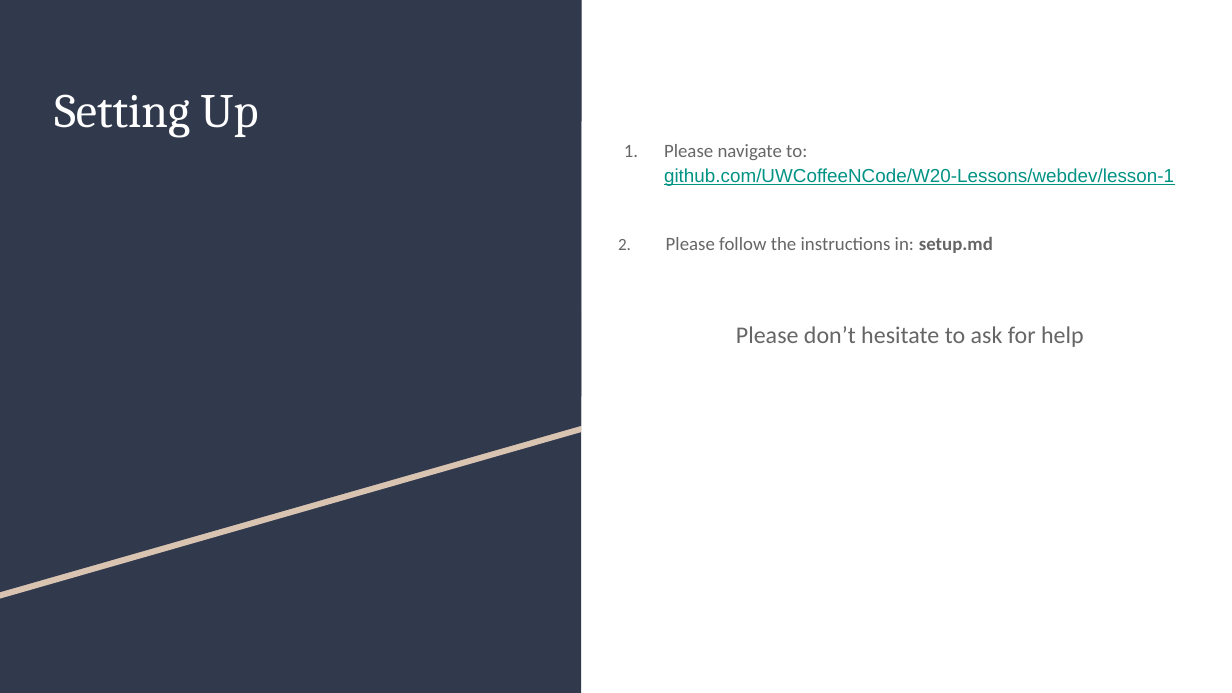
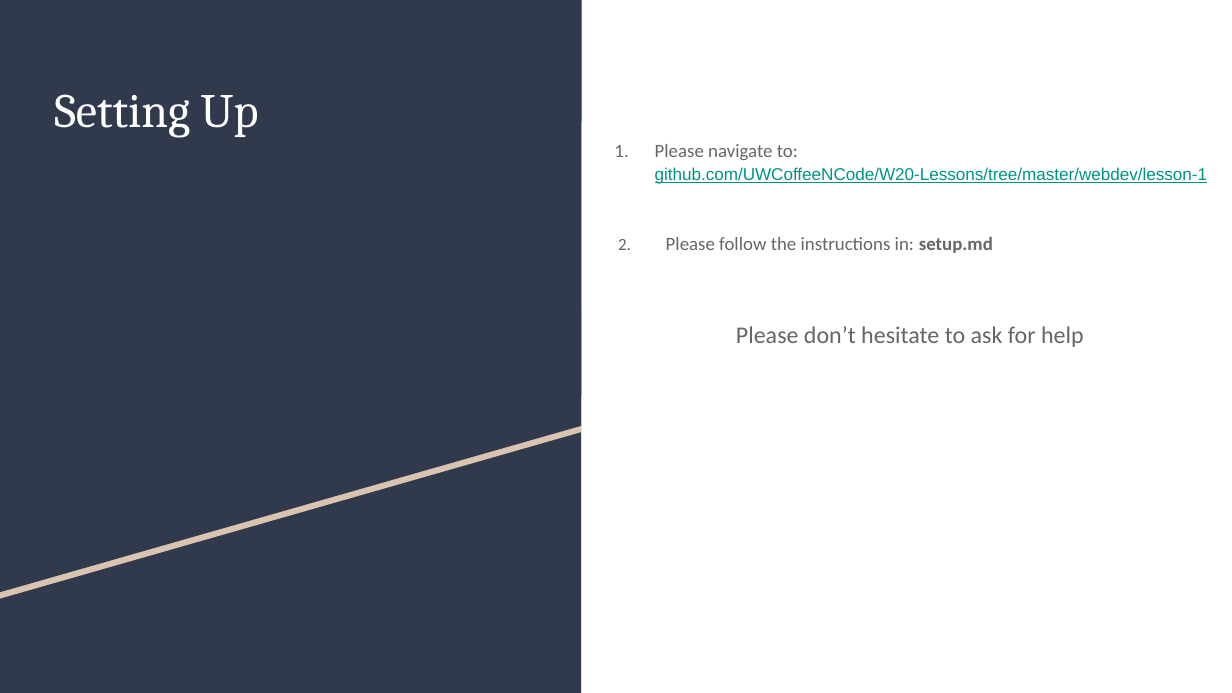
Before and after one commit to soyeonjangg/W20-Lessons, a slide deck: slide 10 of webdev/lesson-1/lesson-1.pptx. Drawn at 1232x693 pixels with LibreOffice and Linux fonts; fonts in the diff are those of the drawing. Boxes give left, top, right and bottom in pixels: in the first picture for what was removed or moved away, otherwise in the second. Text is boxed around its words. In the diff, an @@ line names an element or a change of style, - is before the commit and + after.

Commit message:
updated lesson-1

```diff
--- a/webdev/lesson-1/lesson-1.pptx
+++ b/webdev/lesson-1/lesson-1.pptx
@@ text at (655, 144, 1207, 184): text changed; size 11 to 10 pt @@
-1. Please navigate to: github.com/UWCoffeeNCode/W20-Lessons/webdev/lesson-1
+1. Please navigate to: github.com/UWCoffeeNCode/W20-Lessons/tree/master/webdev/lesson-1
```
Also in this commit, not shown: 1 other slide changed, 8 slides removed, 3 other files.
